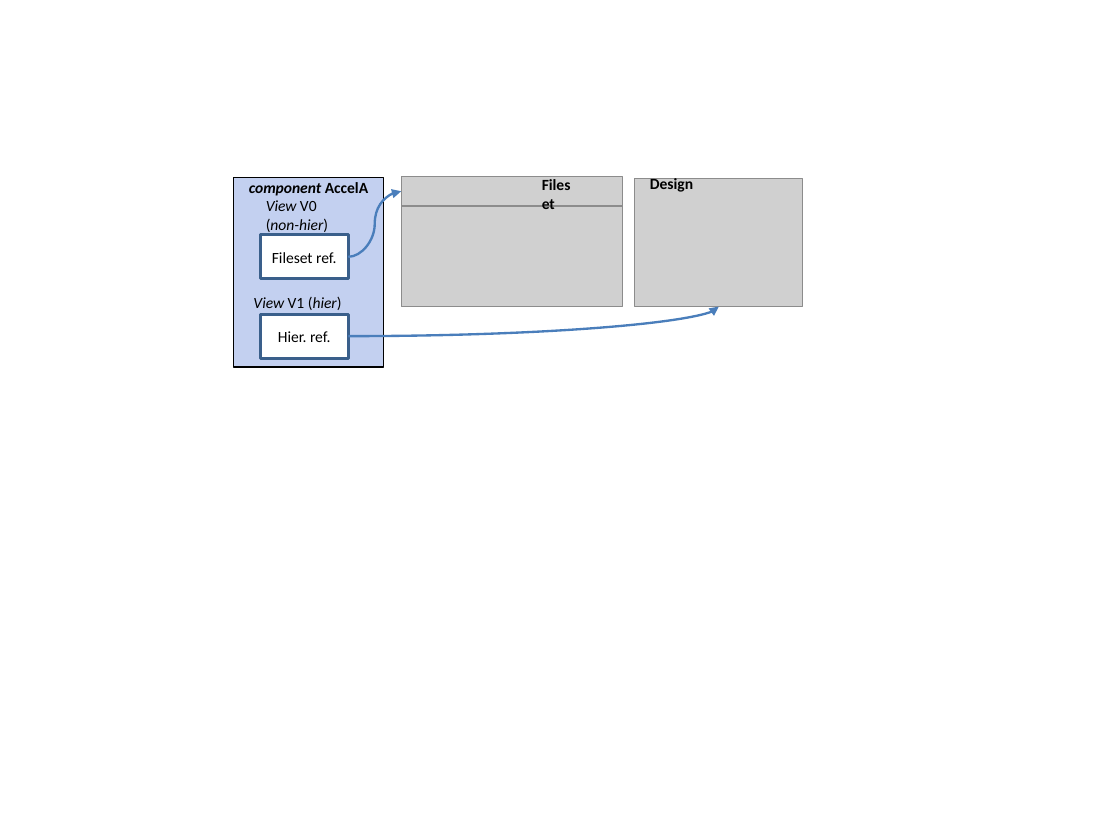
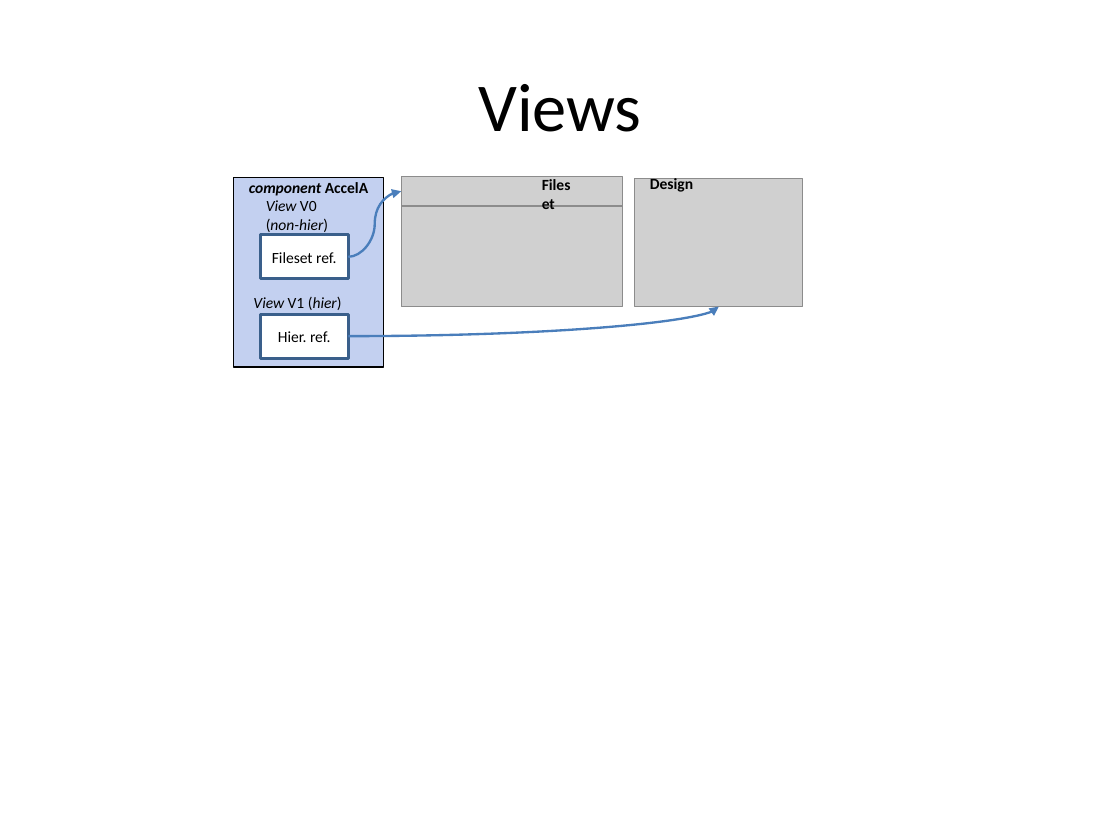
Before and after one commit to Martoni/kactus2, a slide deck: slide 4 of Help/images/img_sources.pptx. Drawn at 1120x840 pixels with LibreOffice and Linux fonts; fonts in the diff are those of the drawing; grey boxes stand for pictures. Boxes give left, top, right and bottom in pixels: in the first picture for what was removed or moved away, otherwise in the second. Text is boxed around its words. In the diff, an @@ line names an element or a change of style, - is before the commit and + after.

```diff
--- a/Help/images/img_sources.pptx
+++ b/Help/images/img_sources.pptx
@@ title added at bbox=[478, 84, 641, 132], 44 pt, text #000000 @@
+Views
```
Also in this commit, not shown: 1 other slide changed, 6 slides added, 3 other files.
